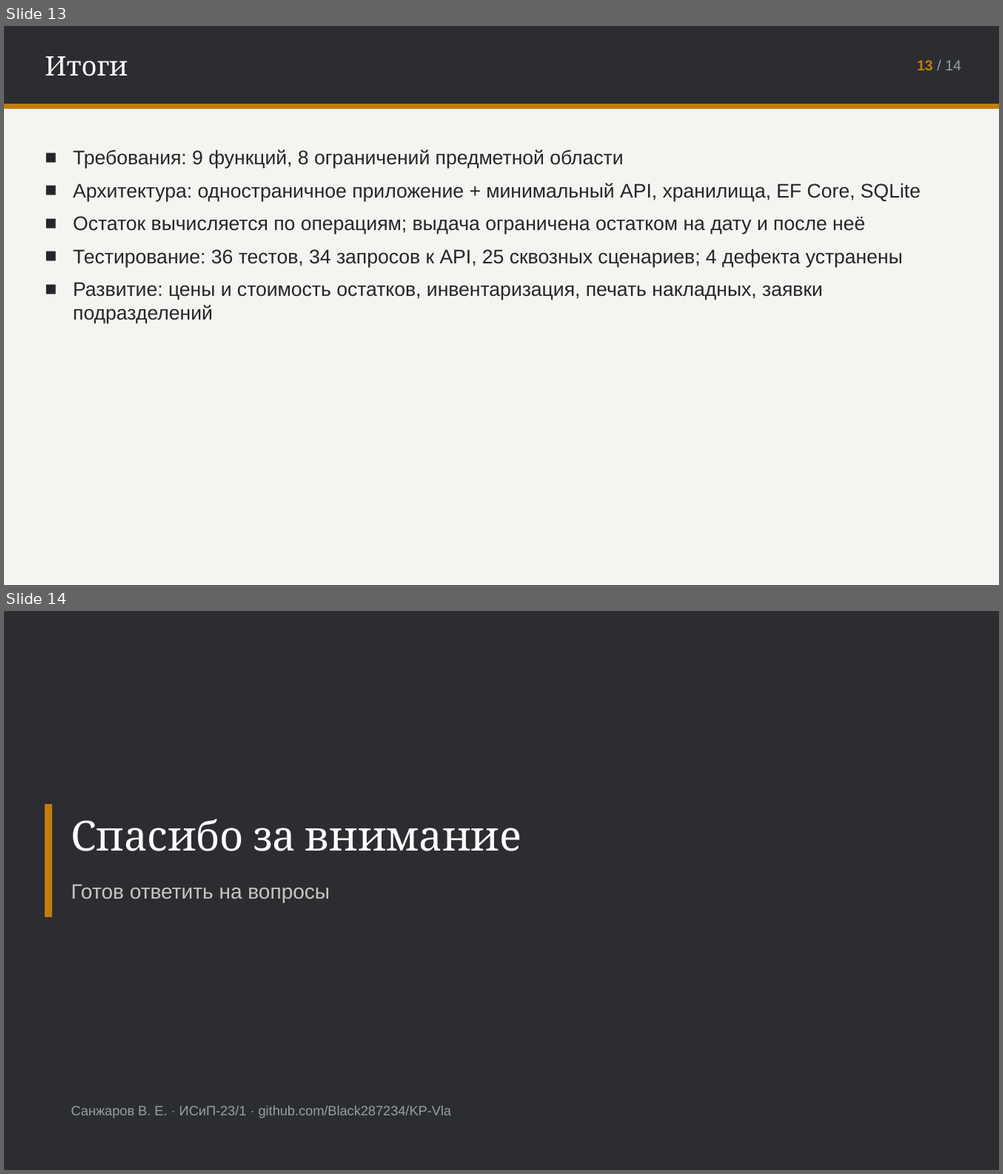
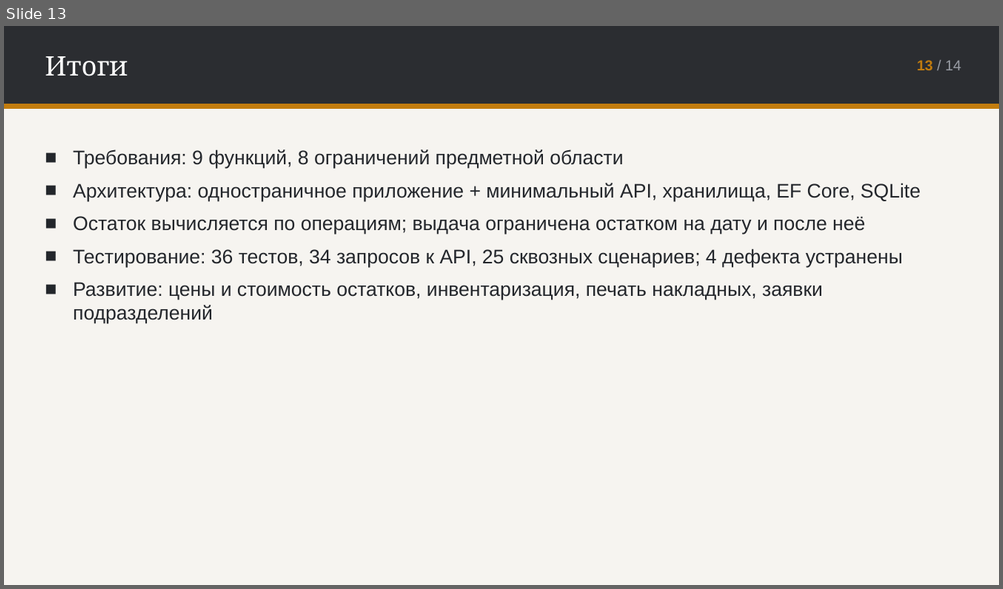
Before and after one commit to Black287234/KP-Vla, a slide deck: docs/Презентация.pptx. Shown one above the other, each under a label of ours: slides 13 and 14 before the commit, slide 13 after it. The pictures are 1003x1174 and 1003x589 pixels, drawn with LibreOffice and Linux fonts; fonts in the diff are those of the drawing. Boxes give left, top, right and bottom in pixels: in the first picture for what was removed or moved away, otherwise in the second. Text is boxed around its words. In the diff, an @@ line names an element or a change of style, - is before the commit and + after.

```diff
--- a/docs/Презентация.pptx
+++ b/docs/Презентация.pptx
@@ slide 14 removed at [4,611,999,1170], background #2B2D31 @@
@@ rectangle removed at [45,805,52,917] @@
@@ text removed at [71,819,522,851] @@
-Спасибо за внимание
@@ text removed at [71,884,330,903] @@
-Готов ответить на вопросы
@@ text removed at [71,1106,451,1119] @@
-Санжаров В. Е. · ИСиП-23/1 · github.com/Black287234/KP-Vla
```
Also in this commit, not shown: 3 slides changed, 1 slide added, 9 other files.
